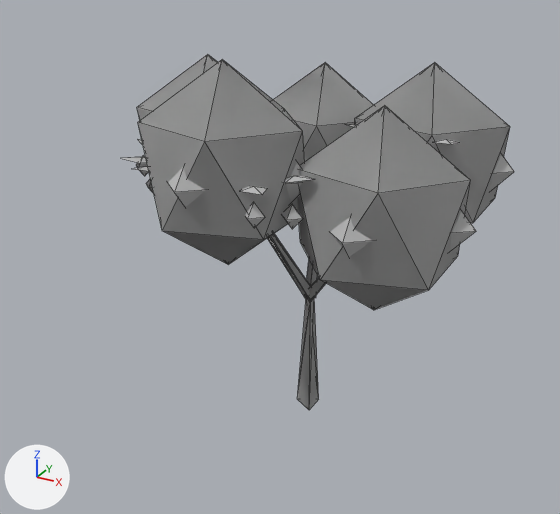
Renders of the glTF model data/models/board/orchard-vase.glb from each side of a commit.
Camera for both pictures: a 50 mm camera at (25.0, -50.6, 38.4) aimed at (-2.3, -0.9, 13.6). The axes (+X, +Y, +Z) are drawn at lower left. The lights are the same throughout. The picture after the commit comes second. Mesh edges are drawn as thin lines. Where no turn or scale is listed for an object, it has been applied to the vertices.

Names of what the first picture shows: 'orchard-vase-lod0.001', 'orchard-vase-lod1.001', 'orchard-vase-lod2.001'.
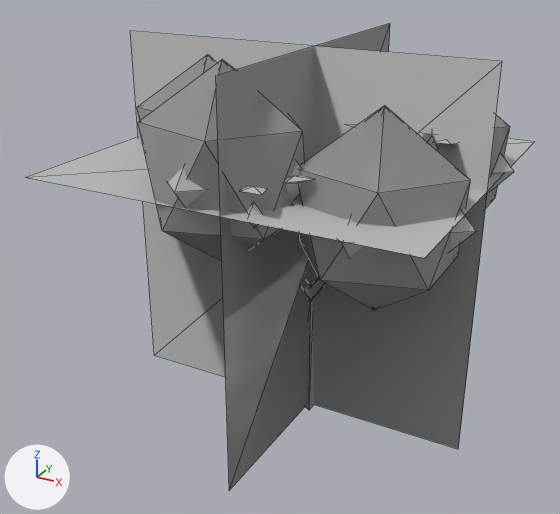
Changed parts and their boxes [x1, y1, x2, y2] in the pictures (560 x 514 px):
'orchard-vase-lod3.001', added
    after: [27, 24, 534, 490]

The change, as a list of edits to the scene's bpy script:
```text
Add mat_impostor:
    mat_impostor = bpy.data.materials.new('impostor')
    # nodes: BsdfPrincipled, Mix, OutputMaterial, VertexColor
Add me_orchard_vase_lod3:
    me_orchard_vase_lod3.from_pydata(...)  # 12 vertices, 6 faces; spans x -16.5..13.2, y -12.8..14.5, z 0.0..30.0
    me_orchard_vase_lod3.materials.append(mat_impostor)  # its picture is missing
Add ob_orchard_vase_lod3_001:
    ob_orchard_vase_lod3_001 = bpy.data.objects.new('orchard-vase-lod3.001', me_orchard_vase_lod3)
    ob_orchard_vase_lod3_001.location = (0.0, 0.0, 0.0)
```
